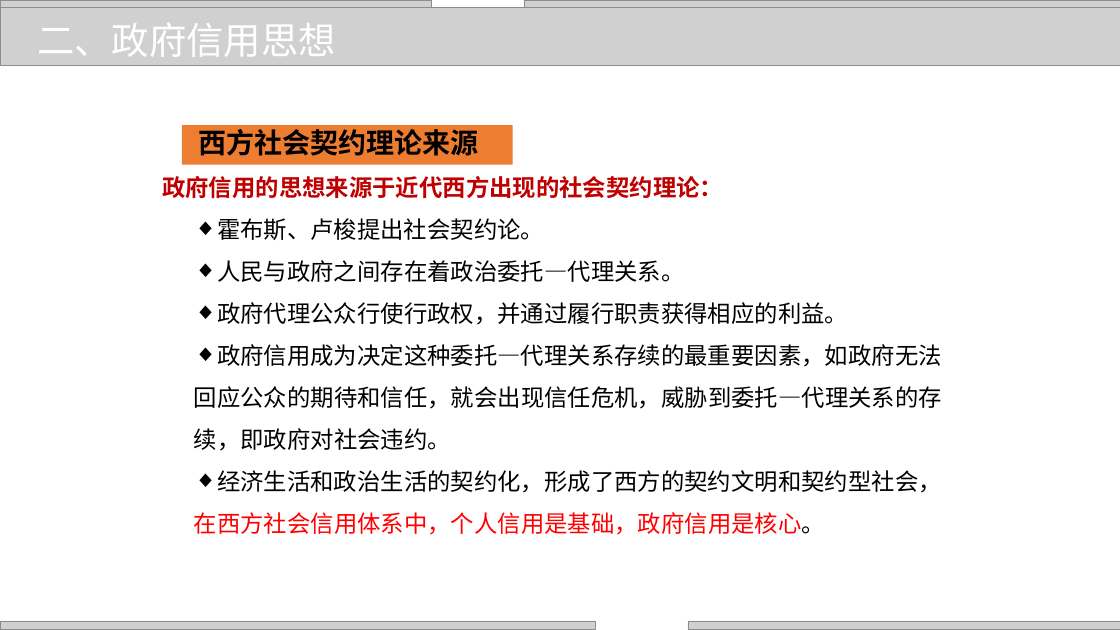
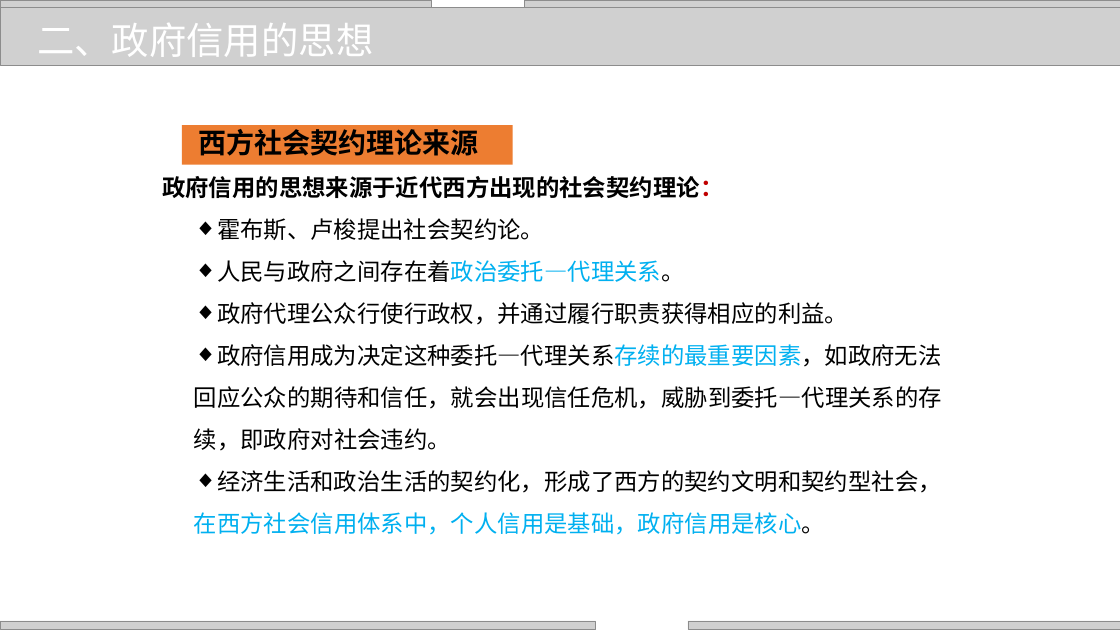
Before and after one commit to zhangjianzhang/internet_credit, a slide deck: slide 9 of files/slides/lecture_12.pptx. Drawn at 1120x630 pixels with LibreOffice and Linux fonts; fonts in the diff are those of the drawing; grey boxes stand for pictures; background and template pictures are left out. Boxes give left, top, right and bottom in pixels: in the first picture for what was removed or moved away, otherwise in the second. Text is boxed around its words. In the diff, an @@ line names an element or a change of style, - is before the commit and + after.

```diff
--- a/files/slides/lecture_12.pptx
+++ b/files/slides/lecture_12.pptx
@@ text at [37, 23, 373, 57]: text changed @@
-二、政府信用思想
+二、政府信用的思想
@@ text at [162, 176, 942, 535]: text colour #C00000 to #000000 in "政府信用的思想来源于近代西方出现的社会契约理论："; text colour #000000 to #00B0F0 in "人民与政府之间存在着政治委托—代理关系。", "政府信用成为决定这种委托—代理关系存续的最重要因素，如政府无法回应公众的期待和信任，就会出现信任危机，威胁到委托—代理关 ..."; text colour #FF0000 to #00B0F0 in "经济生活和政治生活的契约化，形成了西方的契约文明和契约型社会，在西方社会信用体系中，个人信用是基础，政府信用是核心。" @@
```
Also in this commit, not shown: 7 other slides changed, 6 other files.
